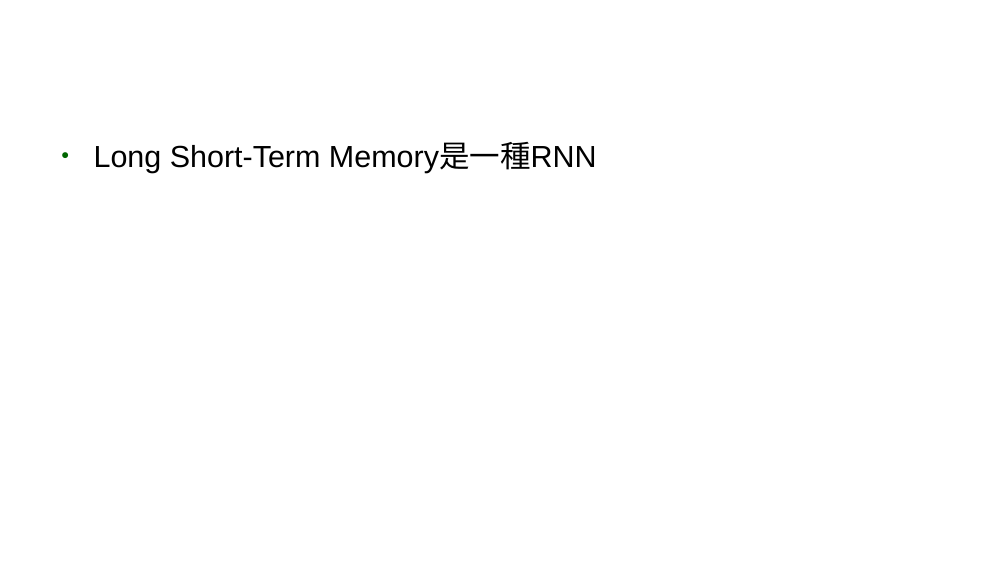
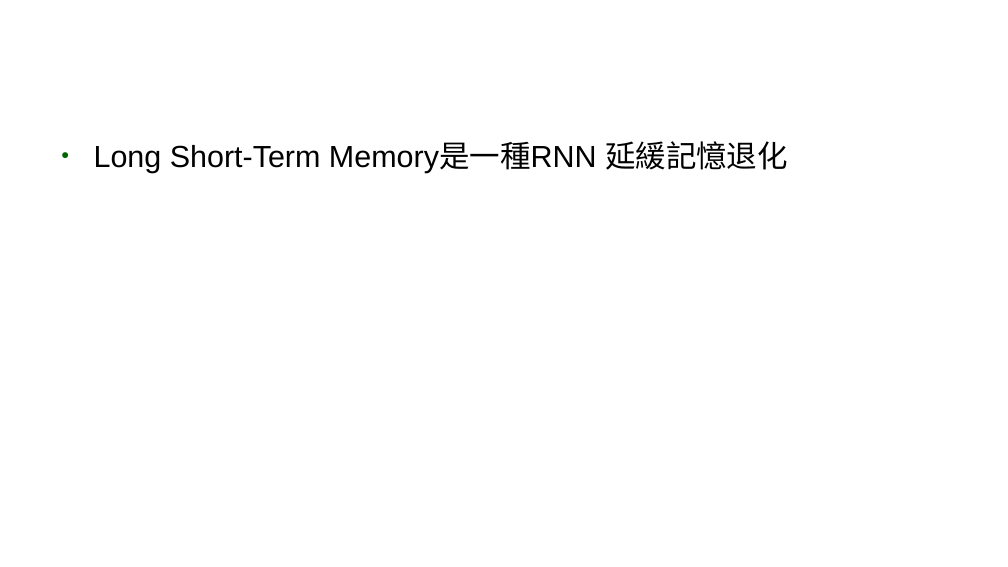
Before and after one commit to Lu-Yi-Hsun/home, a slide deck: slide 11 of docs/Machine Learning/Neural Networks/RNN/RNN.odp (slide 9 before the commit). Drawn at 1008x567 pixels with LibreOffice and Linux fonts; fonts in the diff are those of the drawing; background and template pictures are left out. Boxes give left, top, right and bottom in pixels: in the first picture for what was removed or moved away, otherwise in the second. Text is boxed around its words. In the diff, an @@ line names an element or a change of style, - is before the commit and + after.

```diff
--- a/docs/Machine Learning/Neural Networks/RNN/RNN.odp
+++ b/docs/Machine Learning/Neural Networks/RNN/RNN.odp
@@ text at bbox=[94, 141, 788, 173]: text changed @@
-● Long Short-Term Memory是一種RNN
+● Long Short-Term Memory是一種RNN 延緩記憶退化
```
Also in this commit, not shown: 4 other slides changed, 11 slides added, 1 slide removed, 9 other files.
